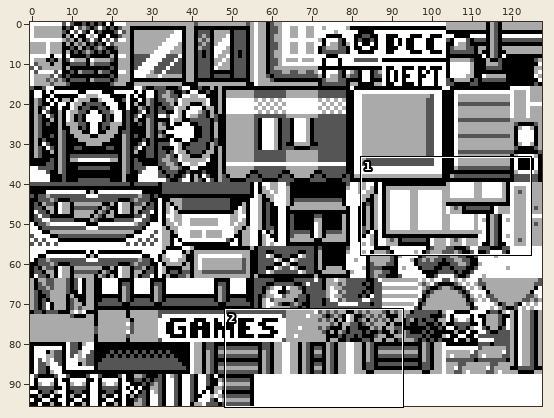
Edited in one commit: sprite sheet (gfx/tilesets/johto_modern.johto_common.png). The picture above shows the old version from afar; the outline marks the close-up.
Close-up. Before the commit:
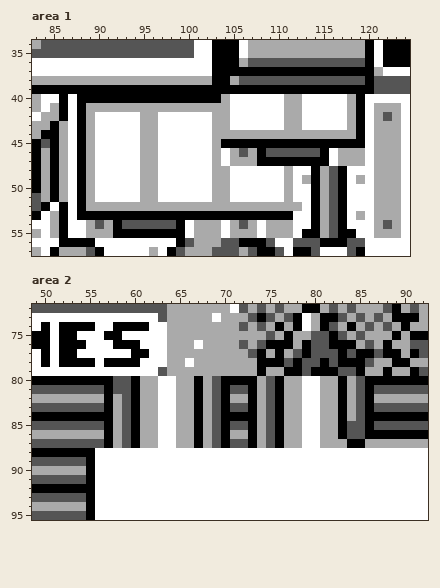
The file is 128x96 pixels. Shown: area 1: x 83..124, y 34..57; area 2: x 49..92, y 72..95.
The same view after the edit:
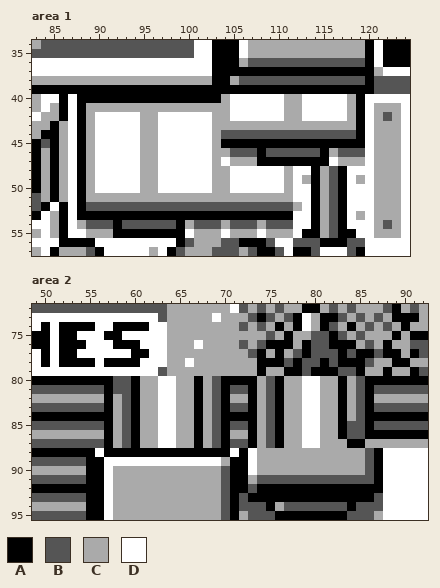
Palette (. is transparent): A #000000  B #555555  C #aaaaaa  D #ffffff
The edit:
{"where": "area 1"}
{"y":43,"x":105,"old":"DDDDDD","new":"CCCCCC"}
{"y":43,"x":113,"old":"DDDDD","new":"CCCCC"}
{"y":44,"x":104,"old":"CCCCCCCCCCCCCCC","new":"BBBBBBBBBBBBBBB"}
{"y":46,"x":104,"old":"DC","new":"CB"}
{"y":46,"x":107,"old":"C","new":"B"}
{"y":46,"x":116,"old":"DCCC","new":"CBBB"}
{"y":51,"x":90,"old":"DDDDD","new":"CCCCC"}
{"y":51,"x":97,"old":"DDDDDD","new":"CCCCCC"}
{"y":51,"x":105,"old":"DDDDDD","new":"CCCCCC"}
{"y":52,"x":89,"old":"CCCCCCCCCCCCCCCCCCCCCCC","new":"BBBBBBBBBBBBBBBBBBBBBBB"}
{"y":54,"x":88,"old":"DC","new":"CB"}
{"y":54,"x":91,"old":"C","new":"B"}
{"y":54,"x":100,"old":"DCCCDC","new":"CBBBCB"}
{"y":54,"x":107,"old":"CDCCC","new":"BCBBB"}
{"where": "area 2"}
{"y":88,"x":57,"old":"DDDDDDDDDDDDDD","new":"AAAAAAAAAAAAAA"}
{"y":88,"x":72,"old":"D","new":"A"}
{"y":88,"x":74,"old":"DDDDDDDDDDDDDD","new":"CCCCCCCCCCCCBA"}
{"y":89,"x":56,"old":"D","new":"A"}
{"y":89,"x":70,"old":"DDD","new":"CAA"}
{"y":89,"x":74,"old":"DDDDDDDDDDDDDD","new":"CCCCCCCCCCCCBA"}
{"y":90,"x":56,"old":"D","new":"A"}
{"y":90,"x":58,"old":"DDDDDDDDDDDDDDD","new":"CCCCCCCCCCCCBAA"}
{"y":90,"x":74,"old":"DDDDDDDDDDDDDD","new":"CCCCCCCCCCCCBA"}
{"y":91,"x":56,"old":"D","new":"A"}
{"y":91,"x":58,"old":"DDDDDDDDDDDDDDDDDDDDDDDDDDDDDD","new":"CCCCCCCCCCCCBAACBBBBBBBBBBBBBA"}
{"y":92,"x":56,"old":"D","new":"A"}
{"y":92,"x":58,"old":"DDDDDDDDDDDDDDDDDDDDDDDDDDDDDD","new":"CCCCCCCCCCCCBAABAAAAAAAAAAAAAA"}
{"y":93,"x":56,"old":"D","new":"A"}
{"y":93,"x":58,"old":"DDDDDDDDDDDDDDDDDDDDDDDDDDDDDD","new":"CCCCCCCCCCCCBABAAAAAAAAAAAAAAB"}
{"y":94,"x":56,"old":"D","new":"A"}
{"y":94,"x":58,"old":"DDDDDDDDDDDDDDDDDDDDDDDDDDDDDD","new":"CCCCCCCCCCCCBABBBACBBBBBBBABBB"}
{"y":95,"x":56,"old":"D","new":"A"}
{"y":95,"x":58,"old":"DDDDDDDDDDDDDDDDDDDDDDDDDDDDDD","new":"CCCCCCCCCCCCBACBBBAAAAAAAABBBC"}
